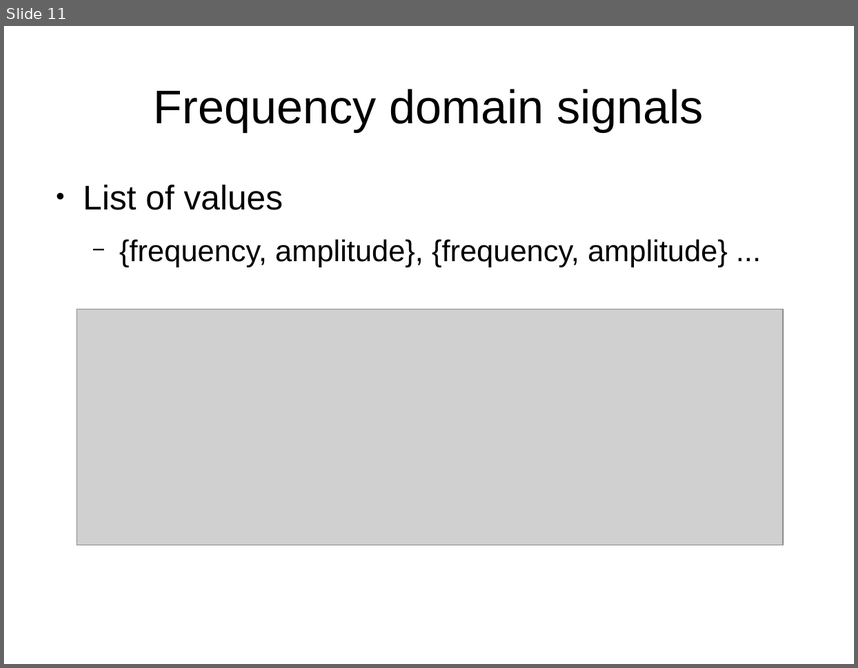
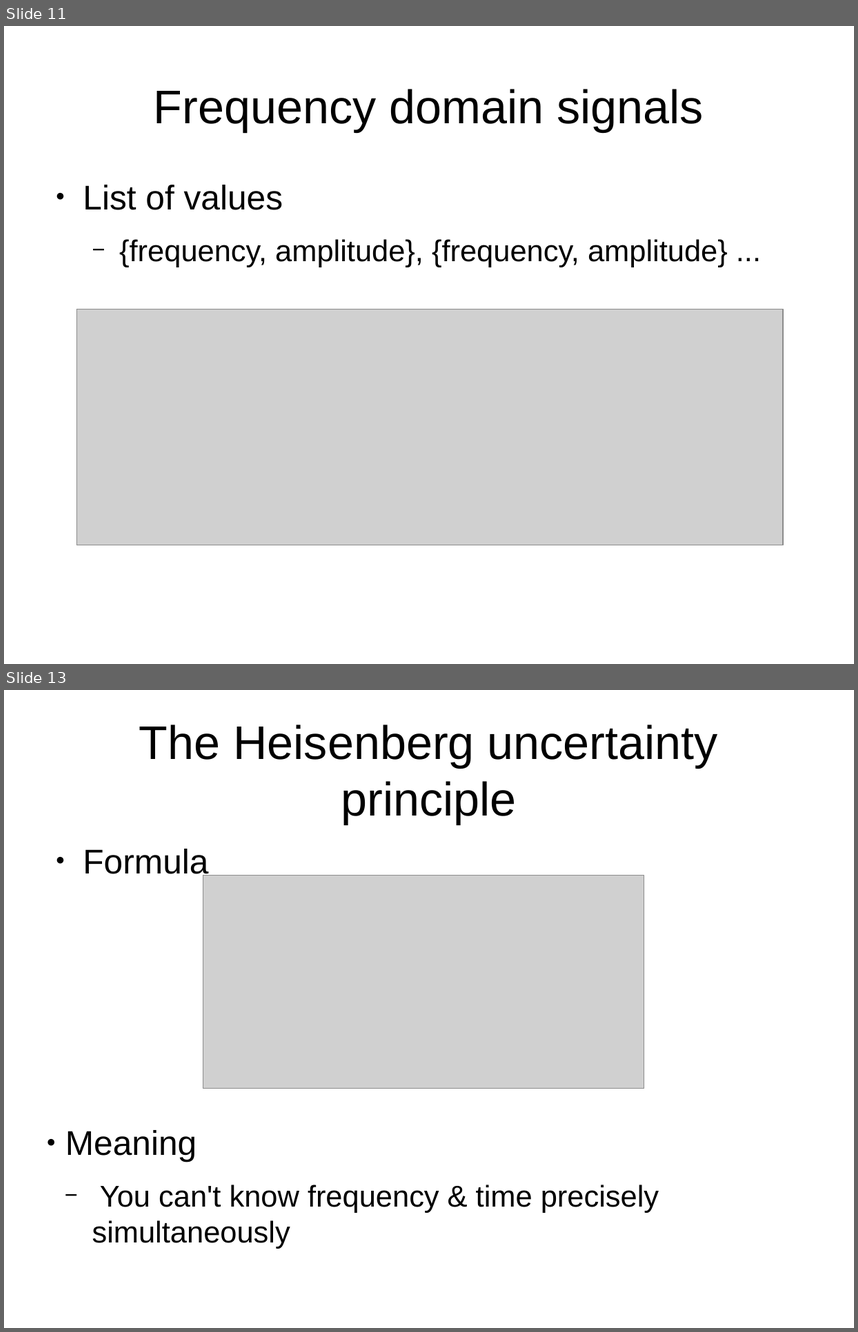
Before and after one commit to weegreenblobbie/sd_audio_hackers, a slide deck: spectrograms_explained/presentation_spectrograms_explained.odp. Shown one above the other, each under a label of ours: slide 11 before the commit, slides 11 and 13 after it; the slides between them are not shown. The pictures are 858x668 and 858x1332 pixels, drawn with LibreOffice and Linux fonts; fonts in the diff are those of the drawing; grey boxes stand for pictures. Boxes give left, top, right and bottom in pixels: in the first picture for what was removed or moved away, otherwise in the second. Text is boxed around its words. In the diff, an @@ line names an element or a change of style, - is before the commit and + after.

Commit message:
added heisenberg slides

```diff
--- a/spectrograms_explained/presentation_spectrograms_explained.odp
+++ b/spectrograms_explained/presentation_spectrograms_explained.odp
@@ slide 13 added at (x1=4, y1=690, x2=854, y2=1328), background #FFFFFF @@
@@ title added at (x1=139, y1=724, x2=718, y2=825), 44 pt, text #000000 @@
+The Heisenberg uncertainty principle
@@ text added at (x1=65, y1=849, x2=659, y2=1213), 28 pt, text #000000 @@
+● Formula
+● Meaning
+  − You can't know frequency & time precisely simultaneously
@@ picture added at (x1=203, y1=875, x2=644, y2=1088) @@
```
Also in this commit, not shown: 3 slides changed, 9 other slides added, 1 other file.
